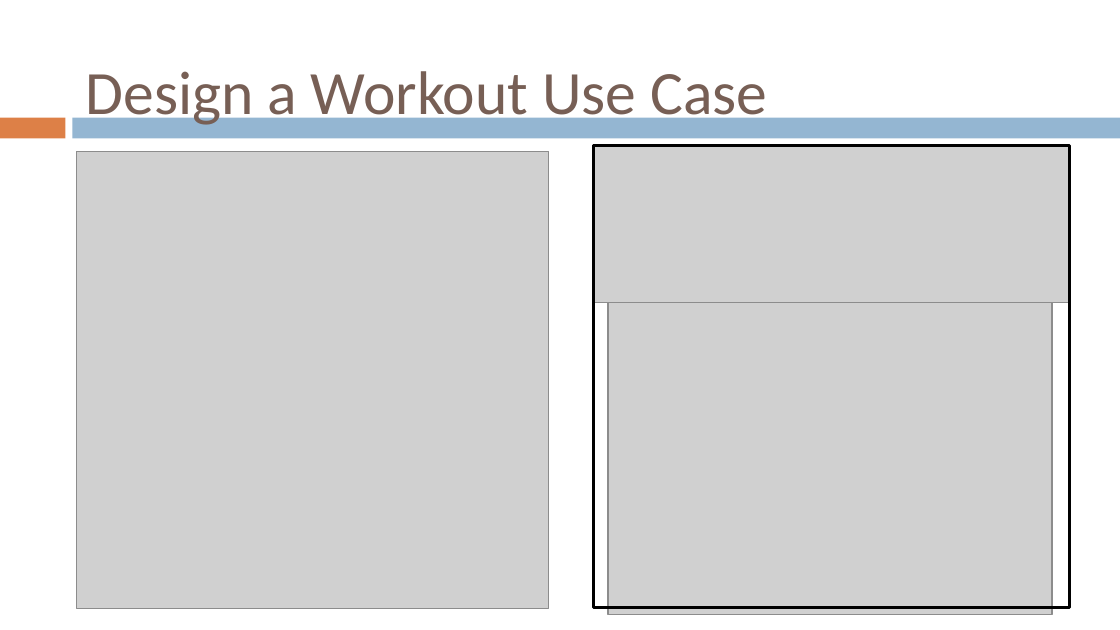
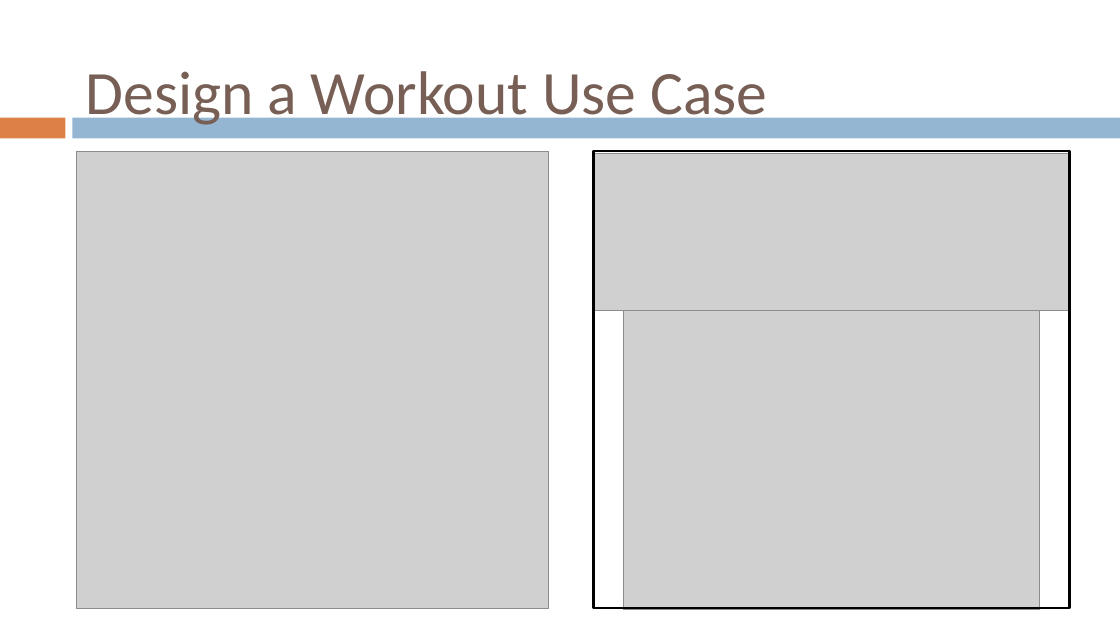
Before and after one commit to gvaccaro21/CS633---Term-Project, a slide deck: slide 24 of Final Presenation/CS_633_Zac3_term_project_report_FINAL_draft.pptx (slide 23 before the commit). Drawn at 1120x630 pixels with LibreOffice and Linux fonts; fonts in the diff are those of the drawing; grey boxes stand for pictures; background and template pictures are left out. Boxes give left, top, right and bottom in pixels: in the first picture for what was removed or moved away, otherwise in the second. Text is boxed around its words. In the diff, an @@ line names an element or a change of style, - is before the commit and + after.

```diff
--- a/Final Presenation/CS_633_Zac3_term_project_report_FINAL_draft.pptx
+++ b/Final Presenation/CS_633_Zac3_term_project_report_FINAL_draft.pptx
@@ picture: place and size @@
-picture at (594,146,1070,302)
+picture at (594,153,1070,310)
@@ rectangle: place and size @@
-rectangle at (594,146,1070,607)
+rectangle at (594,151,1070,608)
@@ picture: place and size @@
-picture at (608,292,1052,615)
+picture at (624,307,1039,609)
```
Also in this commit, not shown: 12 other slides changed, 5 slides added, 1 slide removed.
